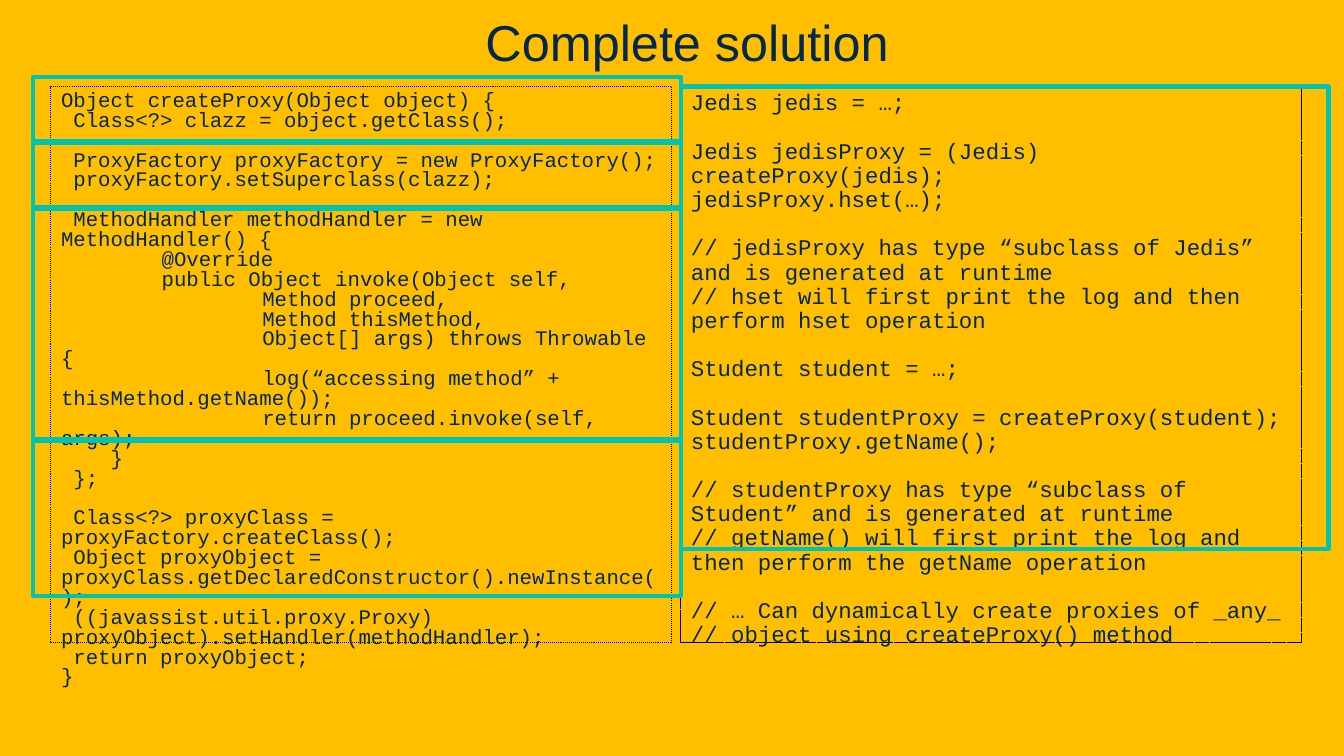
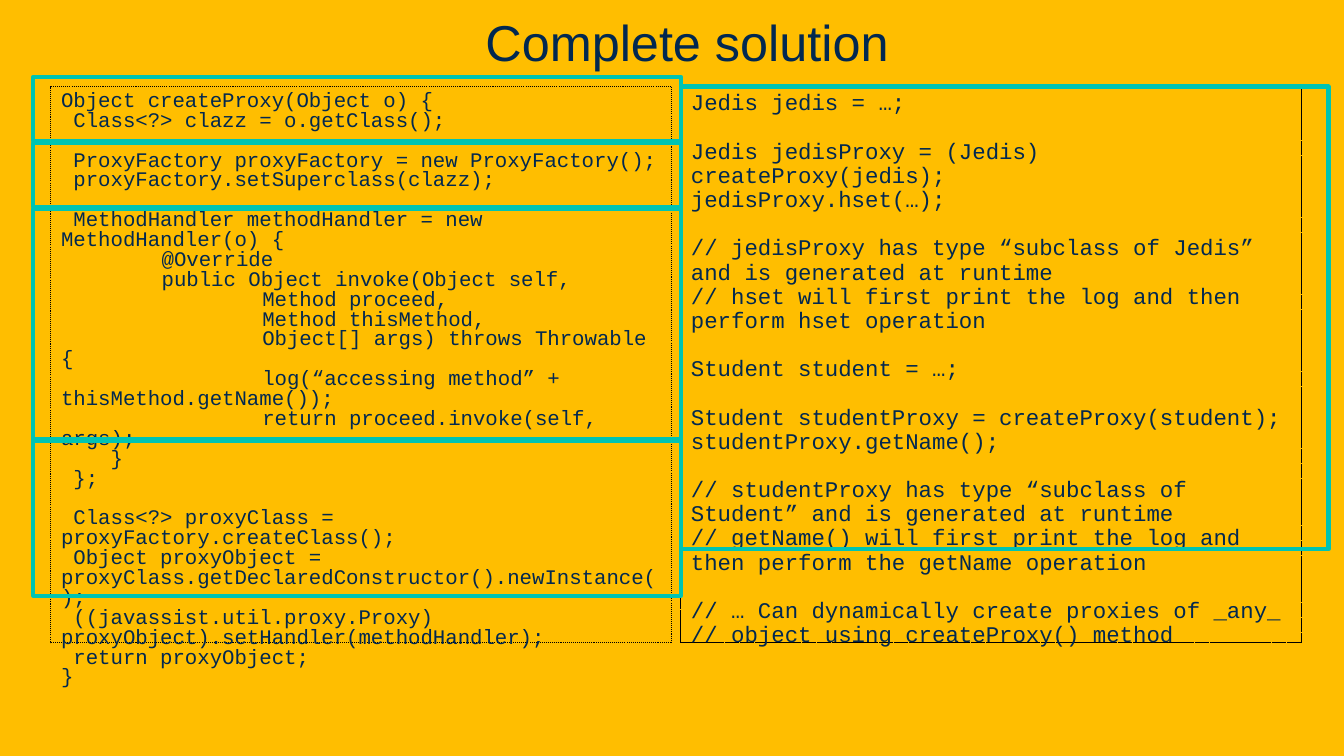
Before and after one commit to davsec-teaching/ECS_160, a slide deck: slide 88 of slides/Reflection.pptx. Drawn at 1344x756 pixels with LibreOffice and Linux fonts; fonts in the diff are those of the drawing; background and template pictures are left out. Boxes give left, top, right and bottom in pixels: in the first picture for what was removed or moved away, otherwise in the second. Text is boxed around its words. In the diff, an @@ line names an element or a change of style, - is before the commit and + after.

```diff
--- a/slides/Reflection.pptx
+++ b/slides/Reflection.pptx
@@ text in rectangle at (61,92,445,132): text changed @@
-Object createProxy(Object object) {
-Class<?> clazz = object.getClass();
+Object createProxy(Object o) {
+Class<?> clazz = o.getClass();
@@ text in rectangle at (61,211,482,252): text changed @@
-MethodHandler methodHandler = new MethodHandler() {
+MethodHandler methodHandler = new MethodHandler(o) {
```
Also in this commit, not shown: 16 other slides changed, 1 other file.
